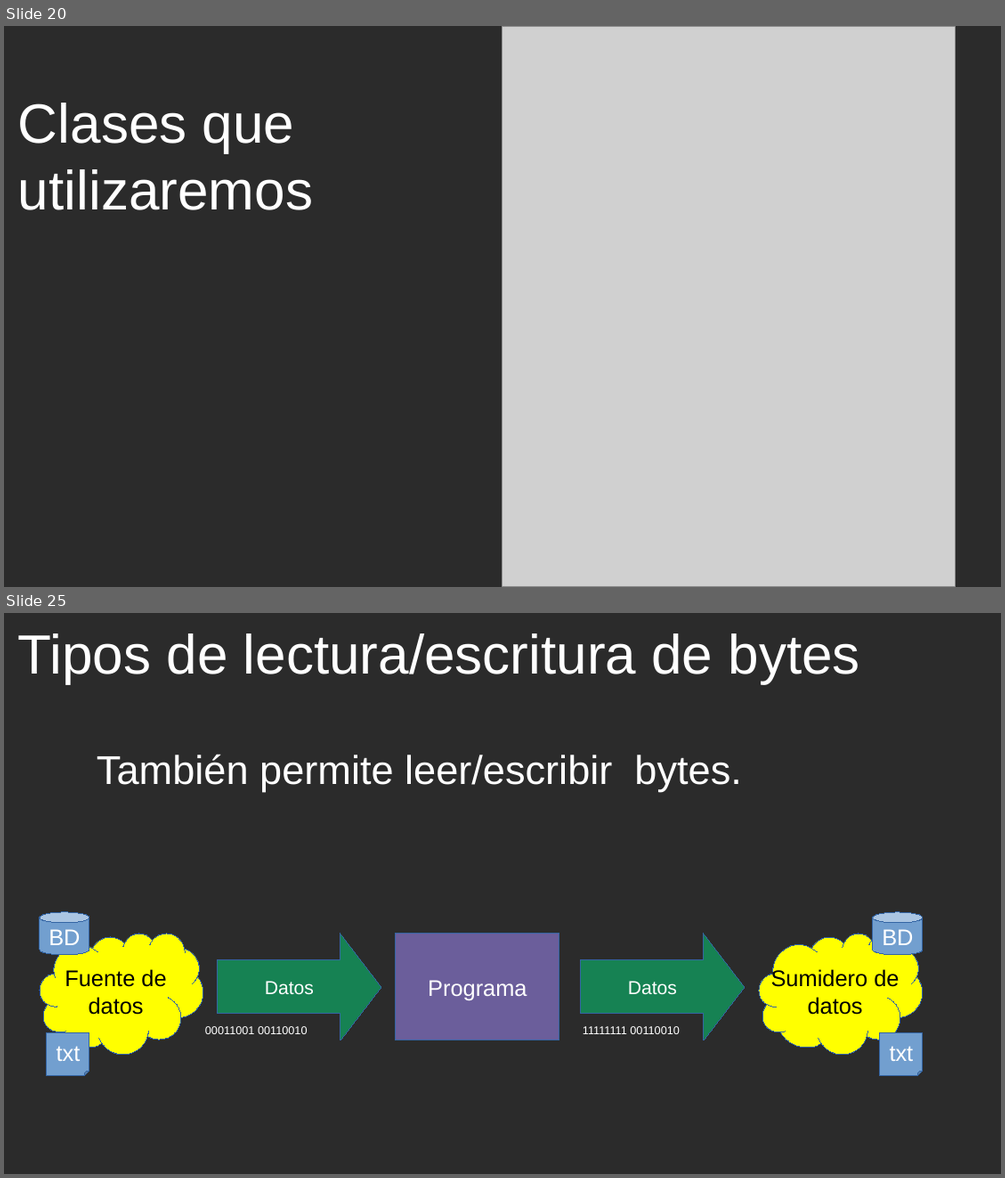
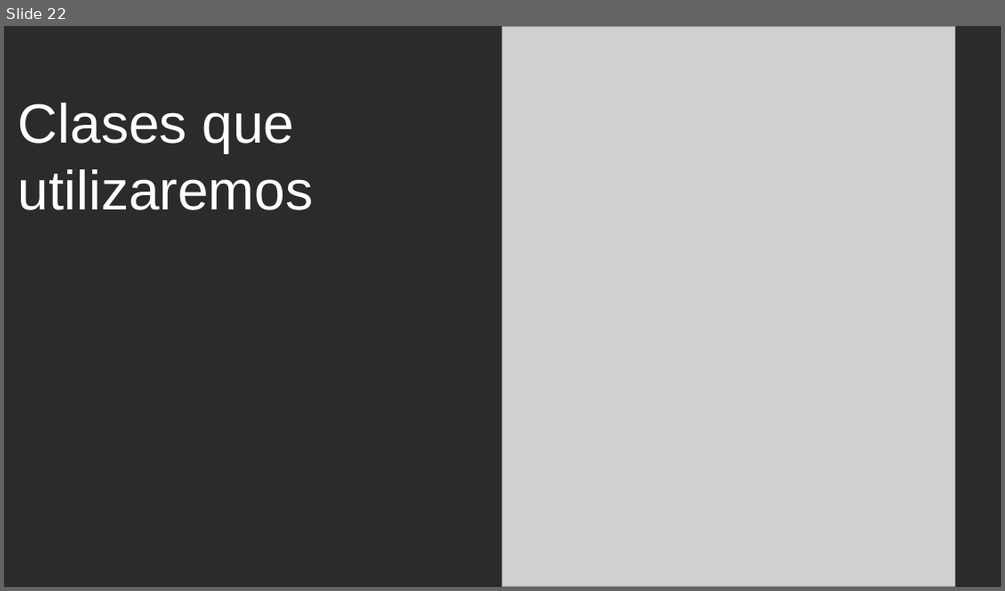
Before and after one commit to cmorenoruiz/ApuntesProgramacion, a slide deck: Unidad 13 Acceso a Bases de Datos/Acceso a BD Presentación para clase.odp. Shown one above the other, each under a label of ours: slides 20 and 25 before the commit, slide 22 after it; the slides between them are not shown. The pictures are 1005x1178 and 1005x591 pixels, drawn with LibreOffice and Linux fonts; fonts in the diff are those of the drawing; grey boxes stand for pictures; background and template pictures are left out; a plain dark background stands for a picture behind light text. Boxes give left, top, right and bottom in pixels: in the first picture for what was removed or moved away, otherwise in the second. Text is boxed around its words. In the diff, an @@ line names an element or a change of style, - is before the commit and + after.

```diff
--- a/Unidad 13 Acceso a Bases de Datos/Acceso a BD Presentación para clase.odp
+++ b/Unidad 13 Acceso a Bases de Datos/Acceso a BD Presentación para clase.odp
@@ slide 25 removed at bbox=[4, 613, 1001, 1174], background picture (left out) @@
@@ title removed at bbox=[18, 633, 860, 684] @@
-Tipos de lectura/escritura de bytes
@@ text removed at bbox=[97, 754, 741, 792] @@
-También permite leer/escribir bytes.
@@ cylinder removed at bbox=[40, 912, 89, 955] @@
-BD
@@ cylinder removed at bbox=[874, 912, 923, 955] @@
-BD
@@ freeform shape removed at bbox=[40, 933, 203, 1054] @@
-Fuente de
-datos
@@ right arrow removed at bbox=[218, 933, 381, 1040] @@
-Datos
@@ rectangle removed at bbox=[396, 933, 559, 1040] @@
-Programa
@@ right arrow removed at bbox=[581, 933, 744, 1040] @@
-Datos
@@ freeform shape removed at bbox=[760, 933, 923, 1054] @@
-Sumidero de
-datos
@@ folded corner removed at bbox=[47, 1034, 89, 1076] @@
-txt
@@ text removed at bbox=[205, 1026, 307, 1034] @@
-00011001 00110010
@@ text removed at bbox=[582, 1026, 680, 1034] @@
-11111111 00110010
@@ folded corner removed at bbox=[881, 1034, 923, 1076] @@
-txt
@@ what was slide 20 is now slide 22 @@
```
Also in this commit, not shown: 6 slides changed, 4 slides added, 2 other slides removed, 2 other files.
